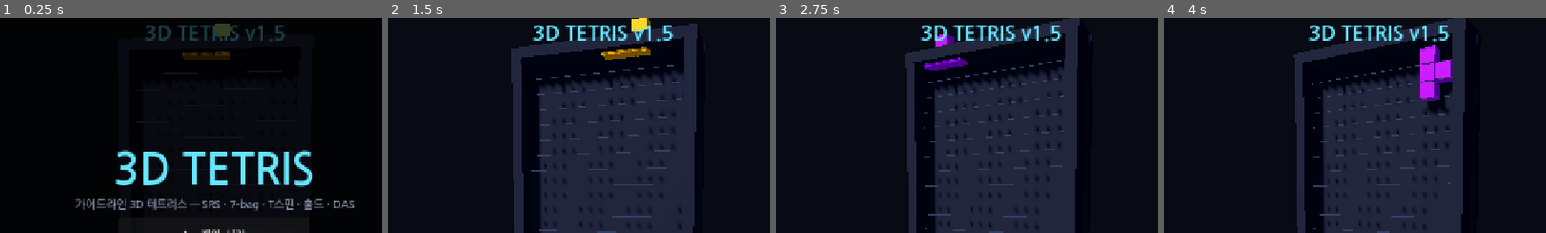
Above: before the commit, frames 1-4 (left to right).
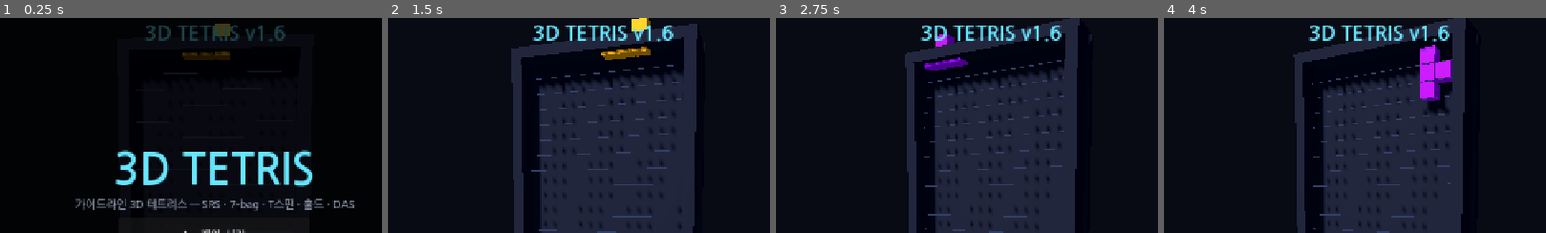
Above: after the commit, the same moments.

Repository: supark0403/3d-tetris
Game: Godot game, scene res://scenes/main.tscn
Same seed, same stepped clock (60 frames per second), same inputs: the game is played once before the commit and once after it.
Inputs (mouse positions are % of the whole screen's width and height, from its top left):
- Up to frame 1 (0.25 s): no input
- Up to frame 2 (1.5 s): click "▶ 게임 시작" at 0.5 s; tap Enter at 1.25 s; move the mouse to (72, 45) at 1.27 s; hold D (move_right) from 1.28 s (still down); hold W (hard_drop) from 1.28 s (still down); click (72, 45) at 1.42 s
- Up to frame 3 (2.75 s): move the mouse to (30, 55) at 2.02 s; release D (move_right) at 2.03 s; release W (hard_drop) at 2.03 s; hold A (move_left) from 2.03 s (still down); tap Space (hold_piece) at 2.1 s
- Up to frame 4 (4 s): move the mouse to (60, 28) at 2.77 s; release A (move_left) at 2.78 s; hold Up (rot_180) 2.78-3.53 s; hold D (move_right) from 2.78 s (still down); move the mouse to (45, 70) at 3.52 s; tap Left (rot_ccw) at 3.6 s; click (45, 70) at 3.67 s
The pictures show only the part of the screen within x 22-72%, y 0-50%; the shares and areas given below are measured in that part.

The runs differ from the first frame. In frame 1, less than 0.1% of the frame differs, in the area x 71-75%, y 3-11%; in frame 2, 0.1%; in frame 3, 0.1%; in frame 4, 0.1%.

Commit message:
5번째 킥 심층 진입 테스트 추가

Diff:
--- a/scripts/main.gd
+++ b/scripts/main.gd
@@ -166,7 +166,7 @@
 	title.position = Vector2(-200, 12)
 	title.custom_minimum_size = Vector2(400, 0)
 	title.horizontal_alignment = HORIZONTAL_ALIGNMENT_CENTER
-	title.text = "3D TETRIS v1.5"
+	title.text = "3D TETRIS v1.6"
 	_font(title, 34, true)
 	title.add_theme_color_override("font_color", Color(0.4, 0.9, 1.0))
 	_ui.add_child(title)
--- a/scripts/tetris/game.gd
+++ b/scripts/tetris/game.gd
@@ -585,6 +585,21 @@
 		_game_over()
 	if not over:
 		fails.append("over-not-detected")
+	# 14. 5번째 킥 심층 진입 (0→R, test5 (-1,2)로 TST식 진입)
+	new_game()
+	_testing = true
+	(grid[19] as Array)[5] = 4
+	(grid[17] as Array)[4] = 4
+	active_type = "T"
+	active_rot = 0
+	active_pos = Vector2i(5, 18)
+	last_rotate = false
+	if not try_rotate(true):
+		fails.append("kick5-fail")
+	elif active_rot != 1 or active_pos != Vector2i(4, 20):
+		fails.append("kick5-pos=%d,%s" % [active_rot, str(active_pos)])
+	elif not last_rotate:
+		fails.append("kick5-flag")
 	# 10. 180 킥 진입 (0→2, (0,0) 실패 → (0,-1) 성공)
 	new_game()
 	_testing = true
--- a/scripts/ui/settings_panel.gd
+++ b/scripts/ui/settings_panel.gd
@@ -12,7 +12,7 @@
 	margin.add_theme_constant_override("margin_bottom", 14)
 	add_child(margin)
 	var scroll := ScrollContainer.new()
-	scroll.custom_minimum_size = Vector2(360, 400)
+	scroll.custom_minimum_size = Vector2(360, 320)
 	scroll.horizontal_scroll_mode = ScrollContainer.SCROLL_MODE_DISABLED
 	margin.add_child(scroll)
 	var vbox := VBoxContainer.new()
Not shown, changed: export_presets.cfg
Not shown, changed: tools/publish_web.bat
Not shown, added: tools/sw-unregister.js
